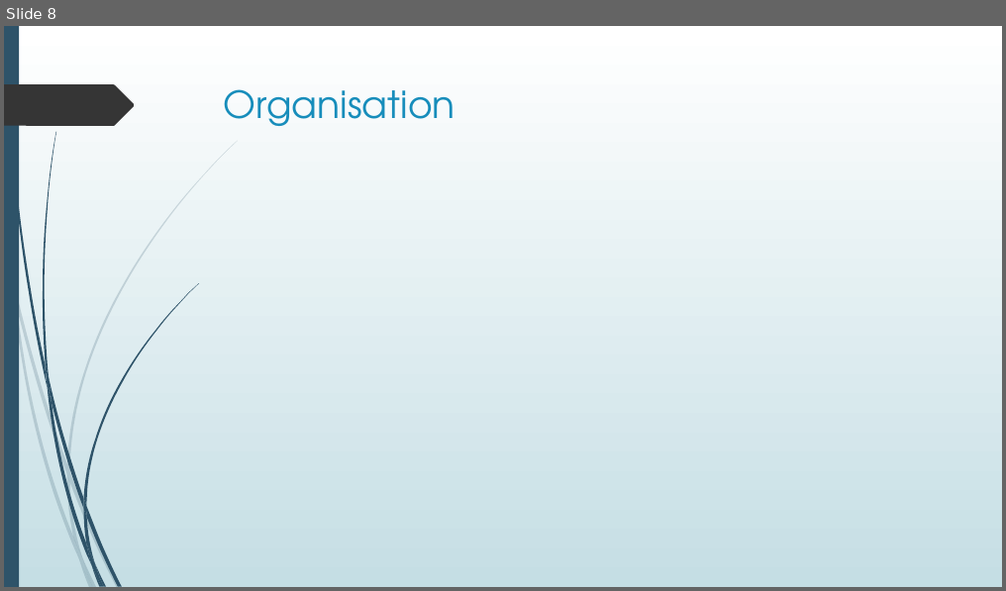
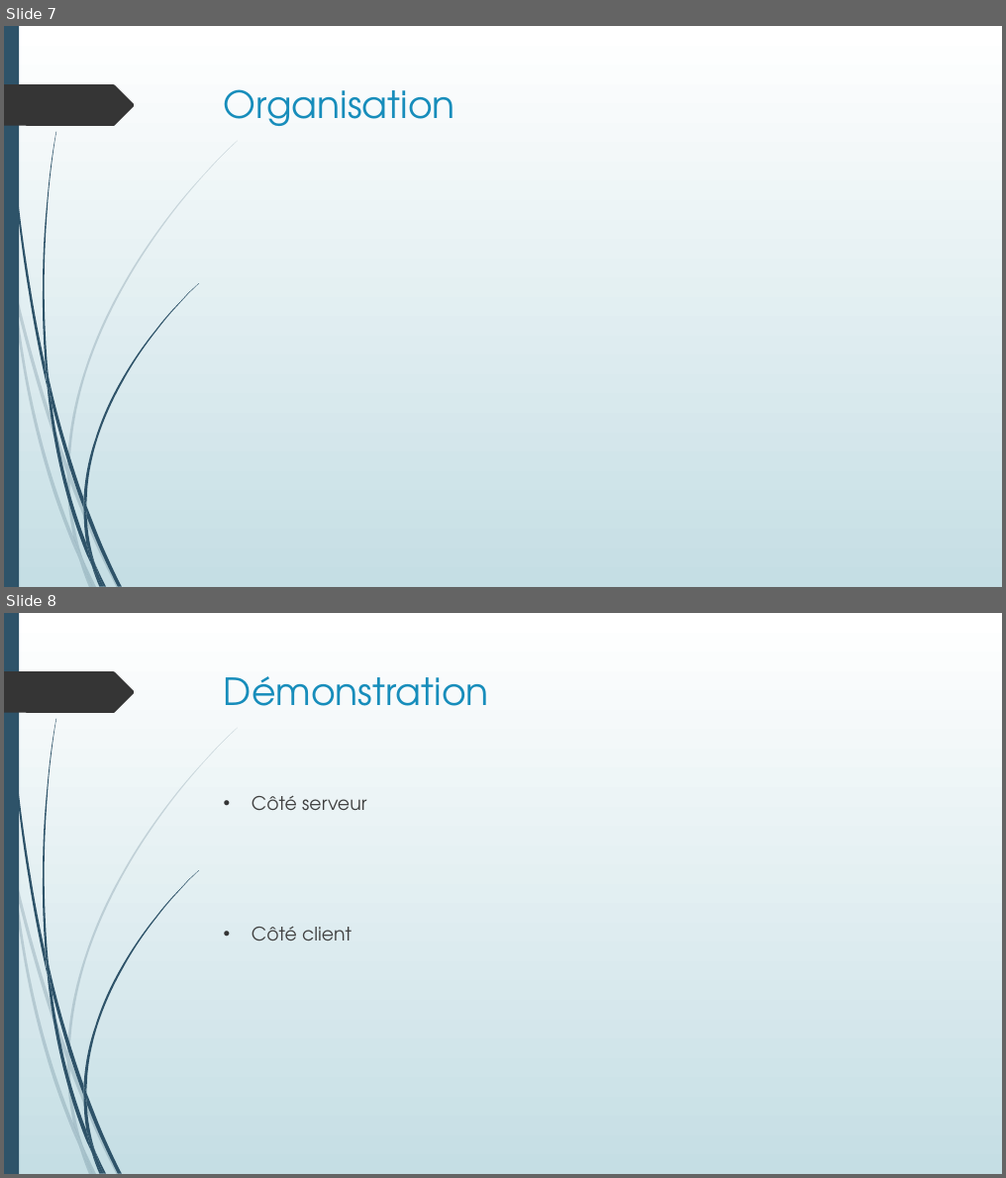
Before and after one commit to Ancalimeras/PuyDuFou, a slide deck: PPT JEE ANDROID.pptx. Shown one above the other, each under a label of ours: slide 8 before the commit, slides 7 and 8 after it. The pictures are 1006x591 and 1006x1178 pixels, drawn with LibreOffice and Linux fonts; fonts in the diff are those of the drawing. Boxes give left, top, right and bottom in pixels: in the first picture for what was removed or moved away, otherwise in the second. Text is boxed around its words. In the diff, an @@ line names an element or a change of style, - is before the commit and + after.

```diff
--- a/PPT JEE ANDROID.pptx
+++ b/PPT JEE ANDROID.pptx
@@ slide 8 added at [4, 613, 1002, 1174], background gradient #FFFFFF to #C5DEE5; not listed: 24 template elements that a slide beside it also shows @@
@@ title added at [224, 676, 489, 706], 36 pt, text #178DBB @@
+Démonstration
@@ text added at [252, 795, 366, 941], 18 pt, text #404040 @@
+• Côté serveur
+• Côté client
@@ what was slide 8 is now slide 7 @@
```
Also in this commit, not shown: 3 slides changed, 1 other slide added, 2 slides removed.
